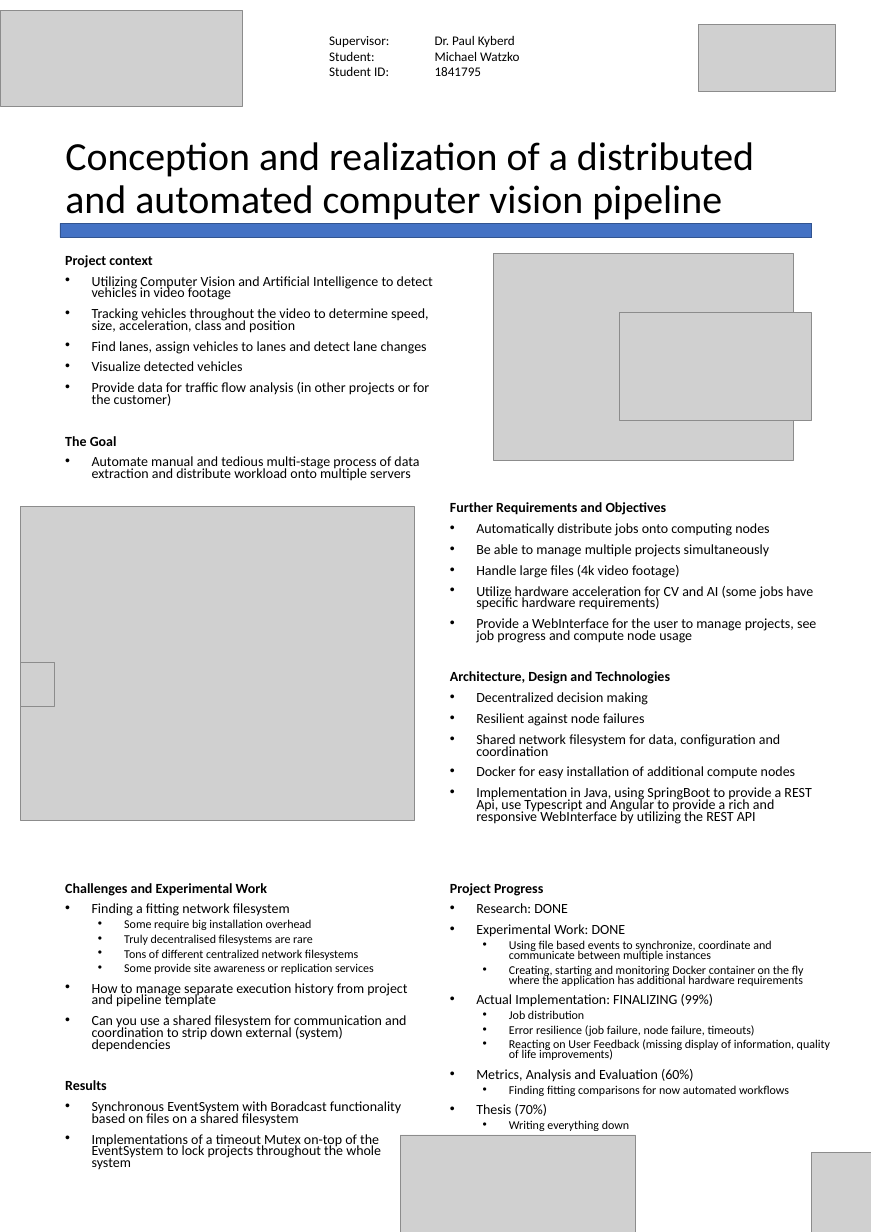
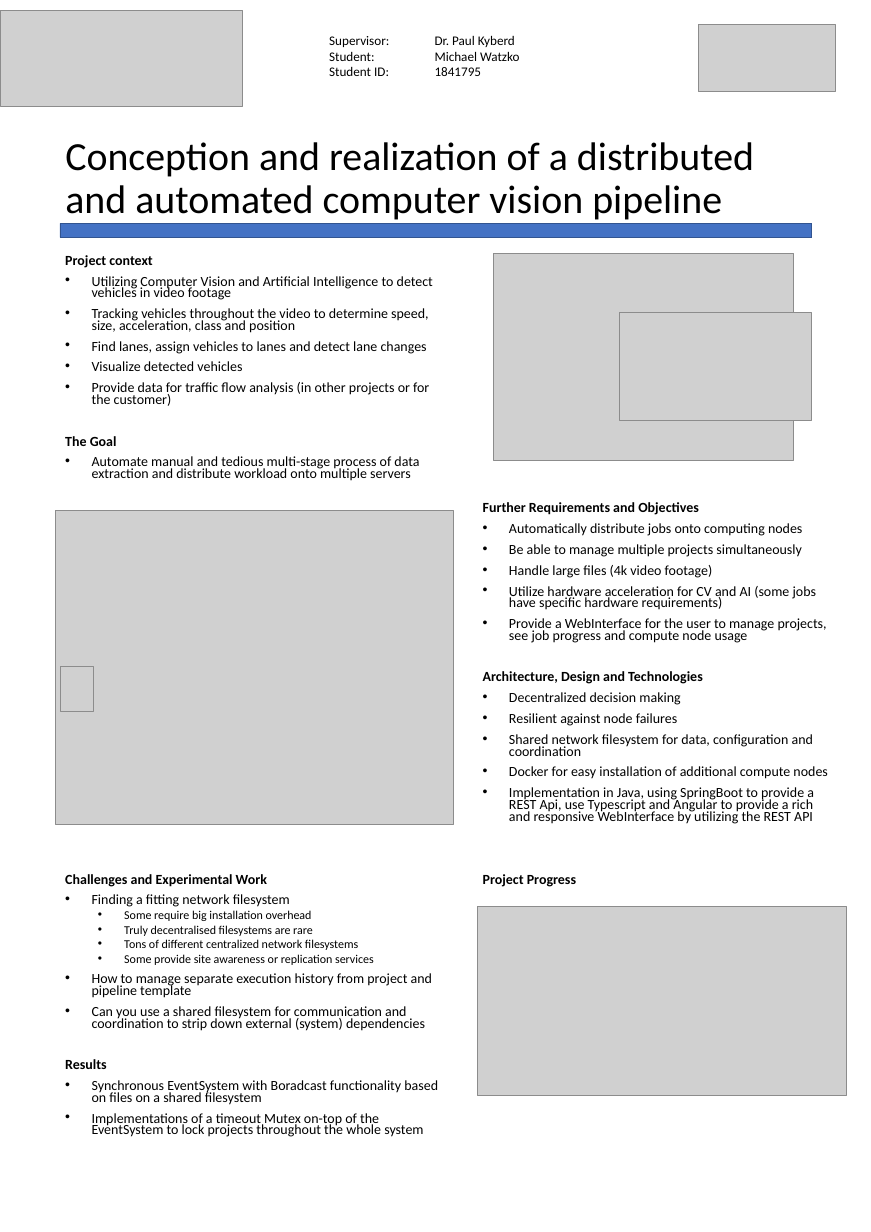
Before and after one commit to kellerkindt/master-thesis, a slide deck: slide 1 of presentation.pptx. Drawn at 871x1232 pixels with LibreOffice and Linux fonts; fonts in the diff are those of the drawing; grey boxes stand for pictures. Boxes give left, top, right and bottom in pixels: in the first picture for what was removed or moved away, otherwise in the second. Text is boxed around its words. In the diff, an @@ line names an element or a change of style, - is before the commit and + after.

Commit message:
Replace Project Progress with gantt chart

```diff
--- a/presentation.pptx
+++ b/presentation.pptx
@@ text "Further Requirements and Objectives" rewrapped from <box>450,502,816,824</box> to <box>483,502,827,824</box> @@
@@ picture: place and size @@
-picture at <box>21,506,414,820</box>
+picture at <box>55,511,454,824</box>
@@ picture: place and size @@
-picture at <box>21,662,54,707</box>
+picture at <box>60,667,93,711</box>
@@ text "Challenges and Experimental Work" rewrapped from <box>65,883,407,1170</box> to <box>65,874,438,1137</box> @@
@@ text "Project Progress": place and size @@
-text "Project Progress" at <box>450,883,830,1131</box>
+text "Project Progress" at <box>483,874,576,887</box>
@@ text at <box>476,903,830,1131</box>: paragraphs removed @@
-• Research: DONE
-• Experimental Work: DONE
-  • Using file based events to synchronize, coordinate and communicate between multiple instances
-  • Creating, starting and monitoring Docker container on the fly where the application has additional hardware requirements
-• Actual Implementation: FINALIZING (99%)
-  • Job distribution
-  • Error resilience (job failure, node failure, timeouts)
-  • Reacting on User Feedback (missing display of information, quality of life improvements)
-• Metrics, Analysis and Evaluation (60%)
-  • Finding fitting comparisons for now automated workflows
-• Thesis (70%)
-  • Writing everything down
@@ picture added at <box>477,907,847,1095</box> @@
@@ picture removed at <box>400,1135,636,1232</box> @@
@@ picture removed at <box>811,1152,871,1232</box> @@
```
Also in this commit, not shown: 1 other slide changed, 3 other files.
